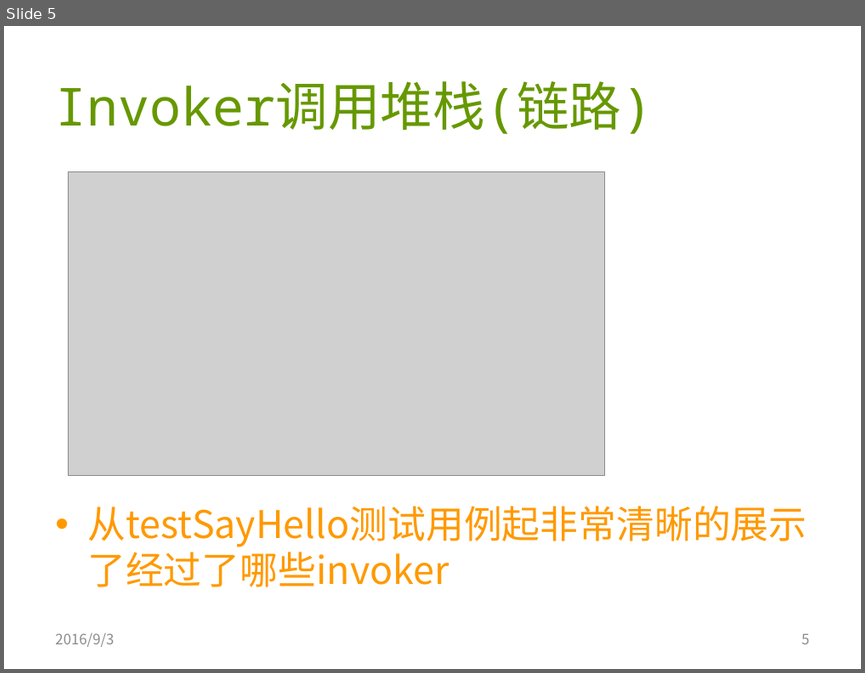
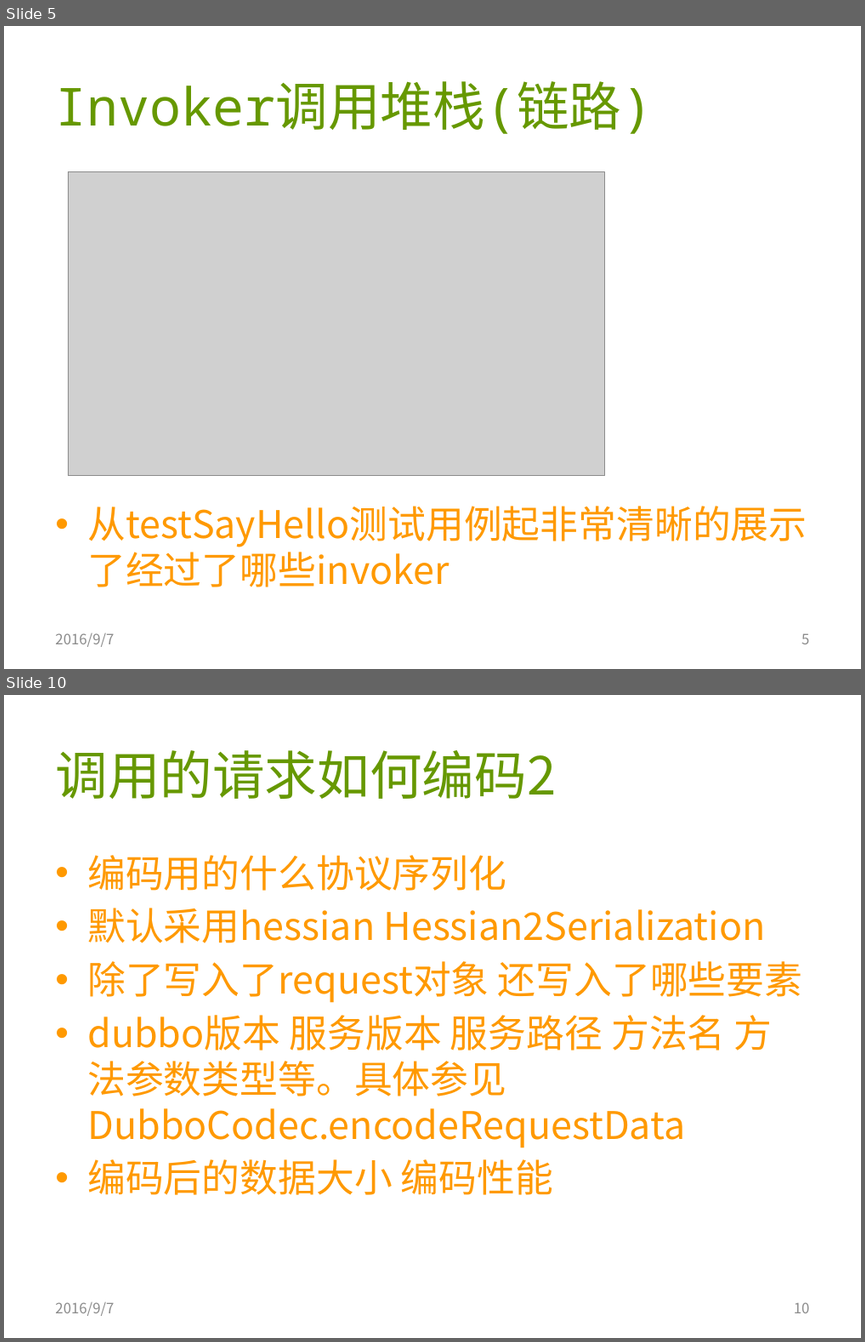
Before and after one commit to AmarRocks/demo, a slide deck: 04.dubbo_demo/document/dubbo源码分析2-refreence bean发起调用.pptx. Shown one above the other, each under a label of ours: slide 5 before the commit, slides 5 and 10 after it; the slides between them are not shown. The pictures are 865x673 and 865x1342 pixels, drawn with LibreOffice and Linux fonts; fonts in the diff are those of the drawing; grey boxes stand for pictures. Boxes give left, top, right and bottom in pixels: in the first picture for what was removed or moved away, otherwise in the second. Text is boxed around its words. In the diff, an @@ line names an element or a change of style, - is before the commit and + after.

Commit message:
dubbo 有返回指定的方法调用过程剖析

```diff
--- a/04.dubbo_demo/document/dubbo源码分析2-refreence bean发起调用.pptx
+++ b/04.dubbo_demo/document/dubbo源码分析2-refreence bean发起调用.pptx
@@ slide 10 added at <box>4,695,861,1338</box>, background #FFFFFF @@
@@ title added at <box>55,750,556,799</box>, 44 pt, text #669800 @@
+调用的请求如何编码2
@@ text added at <box>87,855,803,1195</box>, 32 pt, text #FF9900 @@
+• 编码用的什么协议序列化
+• 默认采用hessian Hessian2Serialization
+• 除了写入了request对象 还写入了哪些要素
+• dubbo版本 服务版本 服务路径 方法名 方法参数类型等。具体参见DubboCodec.encodeRequestData
+• 编码后的数据大小 编码性能
@@ text added at <box>55,1302,114,1315</box>, 12 pt, text #8C8C8C @@
+2016/9/7
@@ page number added at <box>794,1302,810,1313</box>, 12 pt, text #8C8C8C @@
+10
@@ slide 5 changed as well @@
@@ text at <box>55,633,114,646</box>: text changed @@
-2016/9/3
+2016/9/7
```
Also in this commit, not shown: 7 other slides changed, 8 other slides added, 19 other files.
